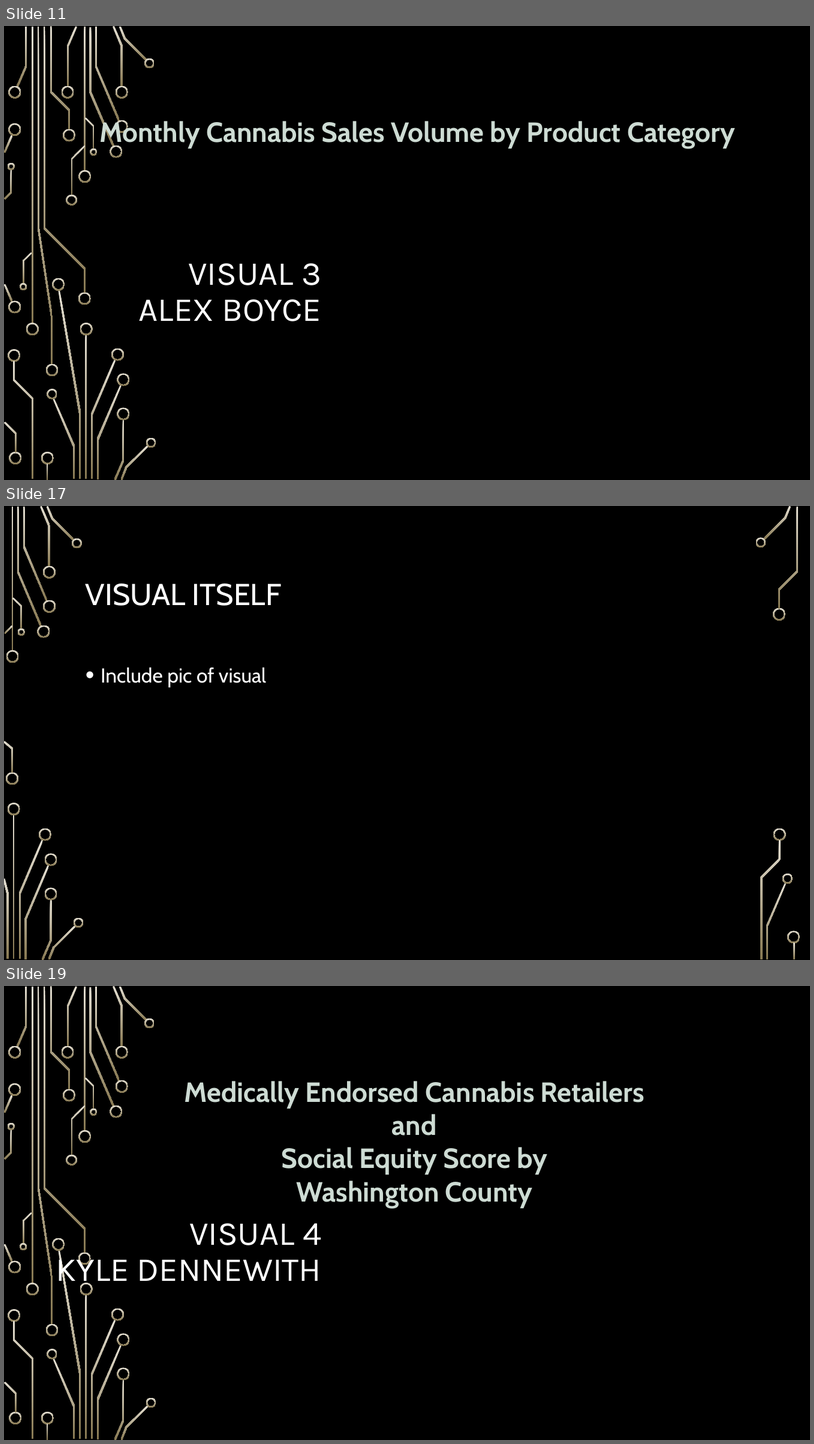
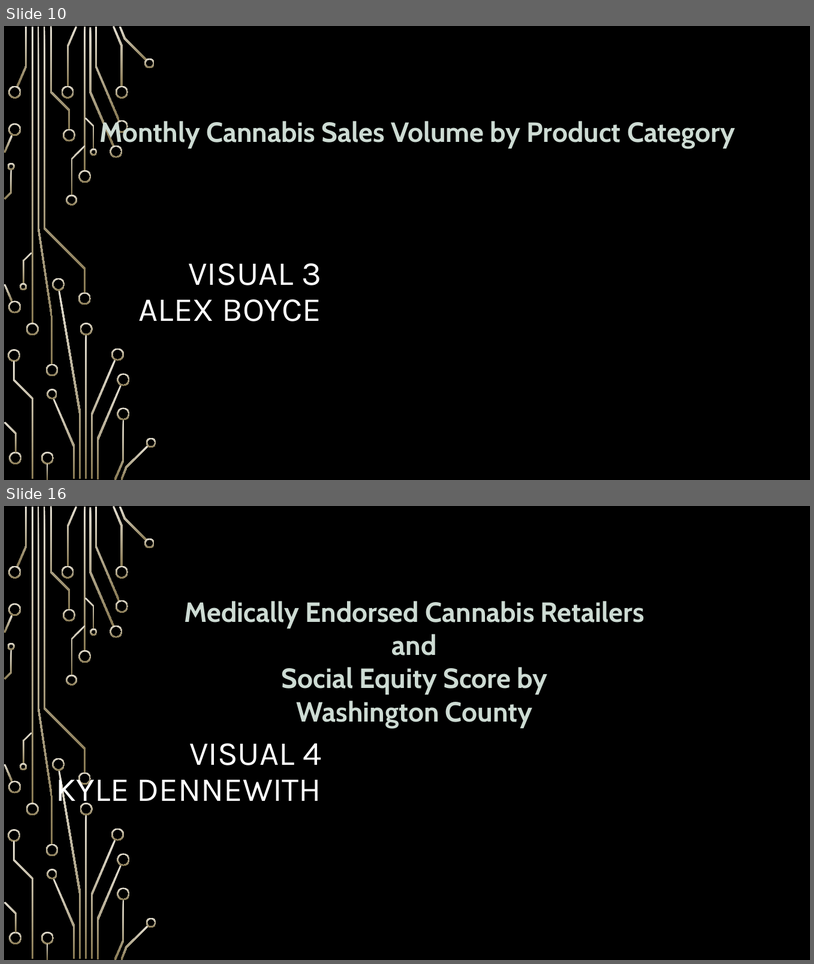
Before and after one commit to nood-leog/CS445-Group, a slide deck: Final Presentation Slides.pptx. Shown one above the other, each under a label of ours: slides 11, 17 and 19 before the commit, slides 10 and 16 after it; the slides between them are not shown. The pictures are 814x1444 and 814x964 pixels, drawn with LibreOffice and Linux fonts; fonts in the diff are those of the drawing; background and template pictures are left out. Boxes give left, top, right and bottom in pixels: in the first picture for what was removed or moved away, otherwise in the second. Text is boxed around its words. In the diff, an @@ line names an element or a change of style, - is before the commit and + after.

```diff
--- a/Final Presentation Slides.pptx
+++ b/Final Presentation Slides.pptx
@@ slide 17 removed at [4,506,810,960], background picture (left out) @@
@@ title removed at [86,583,282,606] @@
-VISUAL ITSELF
@@ text removed at [101,667,266,687] @@
-• Include pic of visual
@@ group removed at [4,506,801,960]: 33 freeform shapes, 3 rectangles @@
@@ what was slide 11 is now slide 10 @@
@@ what was slide 19 is now slide 16 @@
```
Also in this commit, not shown: 6 slides changed, 4 slides added, 6 other slides removed, 3 other files.
